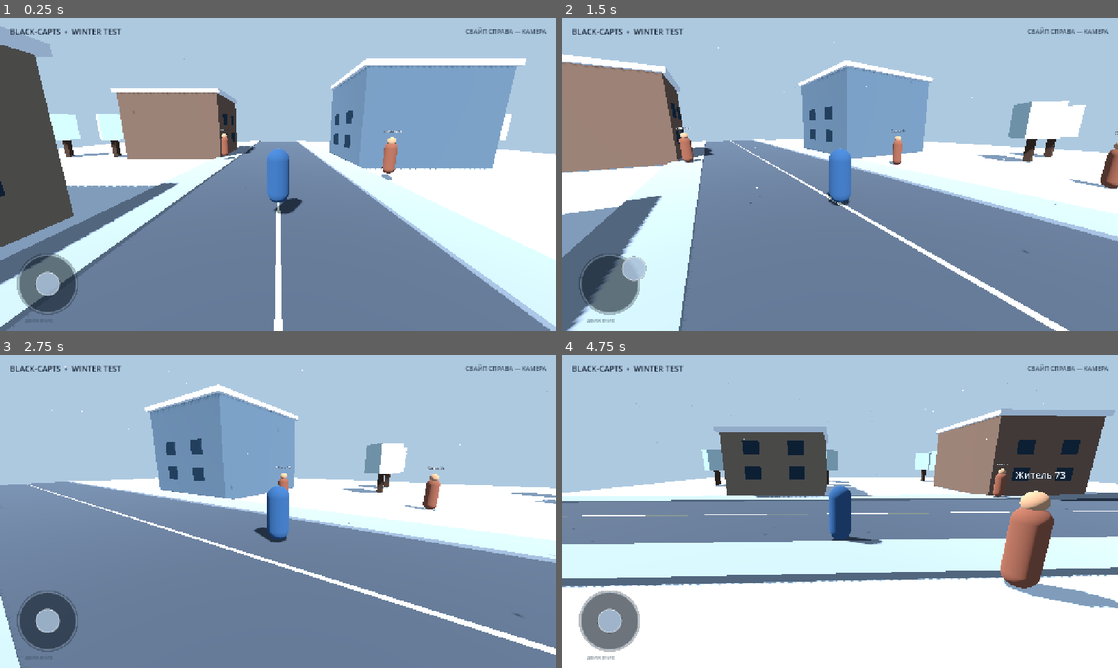
Above: before the commit, frames 1-4 (two rows, left to right).
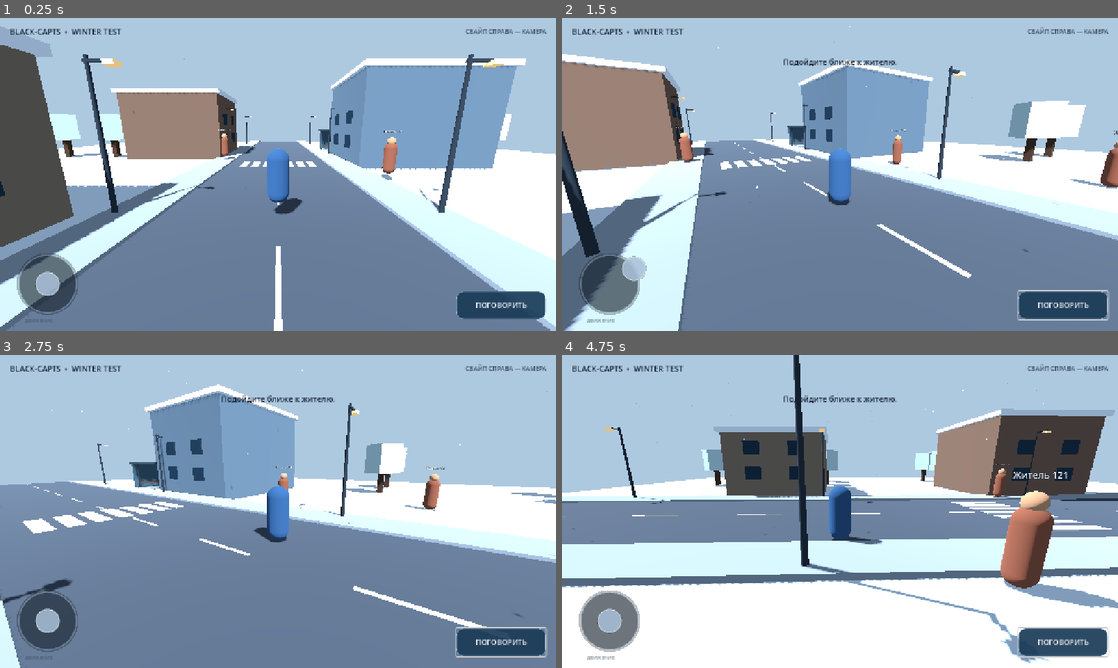
Above: after the commit, the same moments.

Repository: avioverse6-create/BLACK-CAPTS
Game: Godot game, scene res://scenes/main.tscn
The game is run twice, just before and just after one commit, with the same random seed, the same clock (stepped at 60 frames per second) and the same inputs.
Inputs (mouse positions are in pixels of both pictures, inside the frame that each line leads up to):
- Up to frame 1 (0.25 s): no input
- Up to frame 2 (1.5 s): click (1062, 305) at 0.5 s, where only the run after the commit has a clickable "ПОГОВОРИТЬ"; drag from (612, 284) to (895, 105) at 1.27 s
- Up to frame 3 (2.75 s): drag from (166, 527) to (250, 574) at 2.02 s
- Up to frame 4 (4.75 s): move the mouse to (895, 442) at 2.77 s; hold Right (ui_right) 2.78-3.5 s; drag from (812, 574) to (673, 464) at 3.52 s; tap Enter at 4.25 s; move the mouse to (1006, 558) at 4.27 s; hold Left (ui_left) from 4.28 s (still down)

The runs differ from the first frame. In frame 1, 3.2% of the frame differs, in the area x 14-99%, y 11-97%; in frame 2, 5.3%, in the area x 0-100%, y 2-100%; in frame 3, 3.9%; in frame 4, 4.2%.

Commit message:
Add crosswalk, street lights, bus stop and NPC interaction HUD

Diff:
--- a/scripts/main.gd
+++ b/scripts/main.gd
@@ -3,6 +3,9 @@
 const PlayerScript = preload("res://scripts/player.gd")
 const NPCScript = preload("res://scripts/npc.gd")
 const JoystickScript = preload("res://scripts/mobile_joystick.gd")
+
+var player_node: CharacterBody3D
+var dialogue_label: Label
 
 func _ready() -> void:
     _make_environment()
@@ -54,7 +57,10 @@
 func _make_map() -> void:
     _box("Snow ground", Vector3(0, -0.35, 0), Vector3(64, 0.6, 64), Color(0.83, 0.89, 0.94))
     _box("Main road", Vector3(0, 0.0, 0), Vector3(8, 0.08, 64), Color(0.25, 0.29, 0.34))
-    _box("Road marking", Vector3(0, 0.055, 0), Vector3(0.12, 0.02, 64), Color(0.88, 0.87, 0.76))
+    for z in range(-29, 30, 5):
+        _box("Center line dash", Vector3(0, 0.055, z), Vector3(0.12, 0.02, 2.2), Color(0.88, 0.87, 0.76))
+    for x in range(-3, 4):
+        _box("Crosswalk stripe", Vector3(x * 0.9, 0.06, -2.0), Vector3(0.58, 0.025, 2.8), Color(0.91, 0.93, 0.94))
     _box("West sidewalk", Vector3(-5.0, 0.06, 0), Vector3(2.0, 0.18, 64), Color(0.54, 0.59, 0.64))
     _box("East sidewalk", Vector3(5.0, 0.06, 0), Vector3(2.0, 0.18, 64), Color(0.54, 0.59, 0.64))
 
@@ -65,6 +71,11 @@
     for x in [-22.0, -17.0, 17.0, 22.0]:
         for z in [-20.0, -7.0, 8.0, 22.0]:
             _tree(Vector3(x, 0, z))
+
+    for side in [-1.0, 1.0]:
+        for z in [-22.0, -8.0, 8.0, 22.0]:
+            _street_lamp(Vector3(side * 5.55, 0, z))
+    _bus_stop()
 
 func _box(label: String, at: Vector3, size: Vector3, color: Color) -> MeshInstance3D:
     var body := StaticBody3D.new()
@@ -107,17 +118,61 @@
                 window.position = at + Vector3(side * (size.x * 0.5 + 0.045), 1.8 + row * 2.0, -1.8 + col * 3.5)
                 add_child(window)
 
+func _street_lamp(at: Vector3) -> void:
+    var pole := MeshInstance3D.new()
+    var pole_mesh := CylinderMesh.new()
+    pole_mesh.top_radius = 0.055
+    pole_mesh.bottom_radius = 0.09
+    pole_mesh.height = 5.0
+    pole.mesh = pole_mesh
+    pole.position = at + Vector3(0, 2.5, 0)
+    var metal := StandardMaterial3D.new()
+    metal.albedo_color = Color(0.16, 0.20, 0.24)
+    pole.material_override = metal
+    add_child(pole)
+
+    var arm := MeshInstance3D.new()
+    var arm_mesh := BoxMesh.new()
+    arm_mesh.size = Vector3(0.85, 0.09, 0.10)
+    arm.mesh = arm_mesh
+    arm.position = at + Vector3(0.34, 4.85, 0)
+    arm.material_override = metal
+    add_child(arm)
+
+    var lamp := MeshInstance3D.new()
+    var lamp_mesh := BoxMesh.new()
+    lamp_mesh.size = Vector3(0.34, 0.14, 0.32)
+    lamp.mesh = lamp_mesh
+    lamp.position = at + Vector3(0.72, 4.78, 0)
+    var glow := StandardMaterial3D.new()
+    glow.albedo_color = Color(1.0, 0.86, 0.58)
+    glow.emission_enabled = true
+    glow.emission = Color(1.0, 0.72, 0.35)
+    glow.emission_energy_multiplier = 0.7
+    lamp.material_override = glow
+    add_child(lamp)
+
+func _bus_stop() -> void:
+    var base := Vector3(7.1, 0, -13.0)
+    _box("Bus stop platform", base + Vector3(0, 0.08, 0), Vector3(3.0, 0.16, 2.2), Color(0.49, 0.55, 0.60))
+    _box("Bus stop back panel", base + Vector3(0, 1.35, -0.92), Vector3(2.8, 2.5, 0.10), Color(0.24, 0.34, 0.40))
+    _box("Bus stop roof", base + Vector3(0, 2.65, 0), Vector3(3.1, 0.18, 2.3), Color(0.18, 0.24, 0.29))
+    for x in [-1.3, 1.3]:
+        _box("Bus stop support", base + Vector3(x, 1.25, 0), Vector3(0.10, 2.5, 0.10), Color(0.16, 0.20, 0.24))
+    _box("Bus stop bench seat", base + Vector3(0, 0.62, -0.48), Vector3(2.1, 0.12, 0.42), Color(0.34, 0.25, 0.19))
+
 func _tree(at: Vector3) -> void:
     _box("Tree trunk", at + Vector3(0, 1.1, 0), Vector3(0.45, 2.2, 0.45), Color(0.27, 0.20, 0.16))
     var crown := _box("Snowy pine", at + Vector3(0, 3.0, 0), Vector3(2.1, 2.5, 2.1), Color(0.72, 0.83, 0.85))
     crown.rotation_degrees.y = 45
 
 func _make_player() -> void:
-    var player := CharacterBody3D.new()
-    player.name = "Player"
-    player.set_script(PlayerScript)
-    player.position = Vector3(0, 1.1, 8)
-    add_child(player)
+    player_node = CharacterBody3D.new()
+    player_node.name = "Player"
+    player_node.set_script(PlayerScript)
+    player_node.position = Vector3(0, 1.1, 8)
+    add_child(player_node)
+    player_node.interaction_message.connect(_show_dialogue)
 
 func _make_npcs() -> void:
     var positions := [Vector3(-5, 1, -4), Vector3(6, 1, 3), Vector3(12, 1, 14)]
@@ -164,6 +219,49 @@
     joystick.offset_bottom = -24
     layer.add_child(joystick)
 
+    dialogue_label = Label.new()
+    dialogue_label.anchor_left = 0.5
+    dialogue_label.anchor_right = 0.5
+    dialogue_label.offset_left = -300
+    dialogue_label.offset_right = 300
+    dialogue_label.offset_top = 70
+    dialogue_label.offset_bottom = 132
+    dialogue_label.horizontal_alignment = HORIZONTAL_ALIGNMENT_CENTER
+    dialogue_label.vertical_alignment = VERTICAL_ALIGNMENT_CENTER
+    dialogue_label.autowrap_mode = TextServer.AUTOWRAP_WORD_SMART
+    dialogue_label.add_theme_font_size_override("font_size", 18)
+    dialogue_label.add_theme_color_override("font_color", Color(0.08, 0.13, 0.19))
+    dialogue_label.visible = false
+    layer.add_child(dialogue_label)
+
+    var interact_button := Button.new()
+    interact_button.text = "ПОГОВОРИТЬ"
+    interact_button.anchor_left = 1.0
+    interact_button.anchor_top = 1.0
+    interact_button.anchor_right = 1.0
+    interact_button.anchor_bottom = 1.0
+    interact_button.offset_left = -230
+    interact_button.offset_top = -92
+    interact_button.offset_right = -24
+    interact_button.offset_bottom = -28
+    interact_button.add_theme_font_size_override("font_size", 17)
+    interact_button.add_theme_color_override("font_color", Color(0.96, 0.98, 1.0))
+    interact_button.add_theme_color_override("font_hover_color", Color.WHITE)
+    var button_style := StyleBoxFlat.new()
+    button_style.bg_color = Color(0.10, 0.23, 0.34, 0.92)
+    button_style.corner_radius_top_left = 16
+    button_style.corner_radius_top_right = 16
+    button_style.corner_radius_bottom_left = 16
+    button_style.corner_radius_bottom_right = 16
+    button_style.border_width_left = 1
+    button_style.border_width_right = 1
+    button_style.border_width_top = 1
+    button_style.border_width_bottom = 1
+    button_style.border_color = Color(0.65, 0.78, 0.88, 0.42)
+    interact_button.add_theme_stylebox_override("normal", button_style)
+    interact_button.pressed.connect(player_node.interact)
+    layer.add_child(interact_button)
+
     var move_label := Label.new()
     move_label.text = "ДВИЖЕНИЕ"
     move_label.position = Vector2(56, 18)
@@ -174,3 +272,8 @@
     move_label.add_theme_font_size_override("font_size", 11)
     move_label.add_theme_color_override("font_color", Color(0.22, 0.29, 0.36, 0.72))
     layer.add_child(move_label)
+
+func _show_dialogue(message: String) -> void:
+    if dialogue_label:
+        dialogue_label.text = message
+        dialogue_label.visible = true
